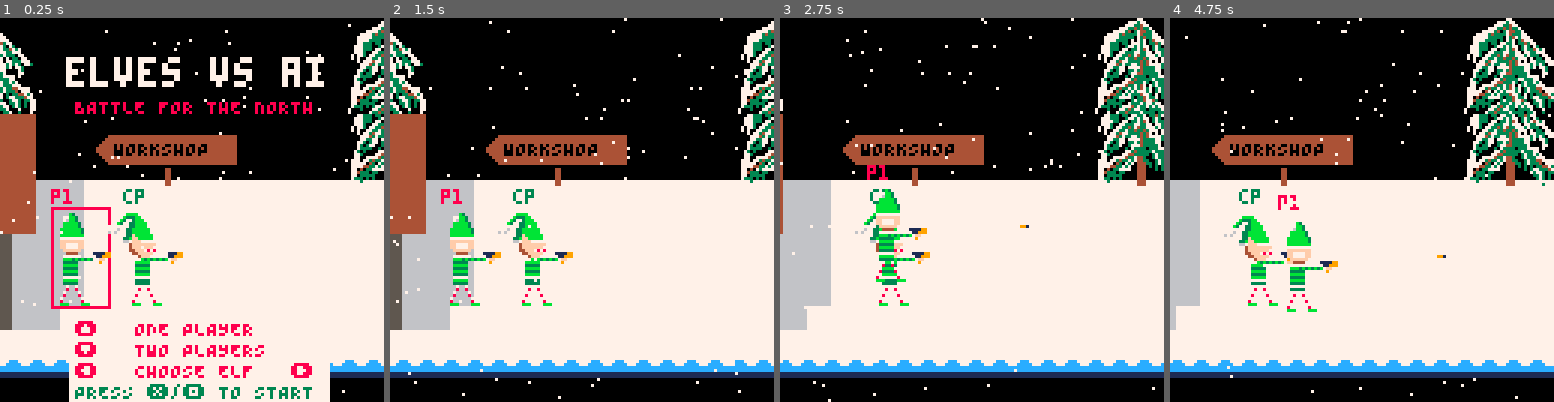
Above: before the commit, frames 1-4 (left to right).
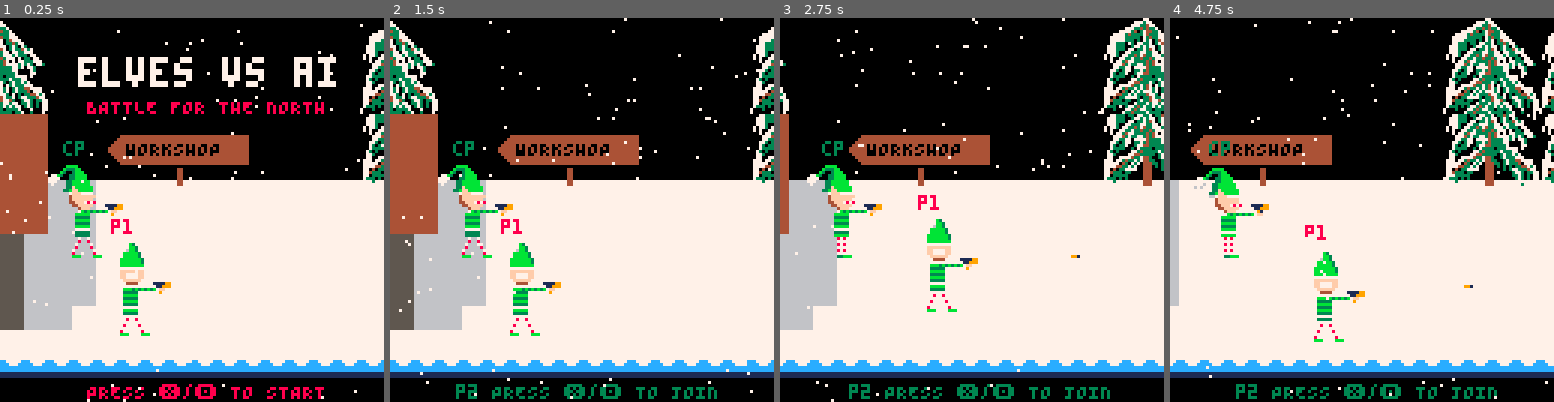
Above: after the commit, the same moments.

Repository: ryangrossGitHub/eva
Game: PICO-8 cartridge eva.p8
The game is run twice, just before and just after one commit, with the same random seed, the same clock (stepped at 60 frames per second) and the same inputs.
Inputs:
- Up to frame 1 (0.25 s): no input
- Up to frame 2 (1.5 s): tap X (X key) at 0.33, 1.07 s; tap O (Z key) at 0.7 s
- Up to frame 3 (2.75 s): hold Right 1.6-2.1 s; tap O (Z key) at 1.7, 2.1, 2.5 s; tap X (X key) at 1.85 s; hold Up 2.15-2.42 s; hold Right from 2.47 s (still down)
- Up to frame 4 (4.75 s): tap O (Z key) every 0.4 s from 2.9 to 4.5 s; tap X (X key) at 2.97, 4.08 s; release Right at 3.03 s; hold Left 3.08-3.58 s; hold Down 3.63-3.97 s; hold Right 4.02-4.68 s; hold Up from 4.73 s (still down)

The runs differ from the first frame. In frame 1, 25% of the frame differs, in the area x 0-100%, y 0-100%; in frame 2, 14%; in frame 3, 13%; in frame 4, 17%.

Commit message:
Simplified start menu. P2 now joins after start.

Diff:
--- a/src/main.lua
+++ b/src/main.lua
@@ -39,9 +39,9 @@
 	if player_move then
 		update_player_move(p1,0)
 
-		if coop then
-			update_player_move(p2,1)
-		end
+		local btn_pressed = update_player_move(p2,1)
+
+		if not coop and btn_pressed then coop = true end
 	end
 
 	center_camera_on_players()
@@ -71,6 +71,8 @@
 	map(0,0)
 	if stage == 0 then
 		draw_start()
+	elseif not coop then
+		print_dialog(55 + camera_x, 131, "p2 PRESS ❎/🅾️ TO JOIN", 0, true, false, 3, 0)
 	end
 
 	print_dialog((11 * 8) - 3, (6 * 8) + 2, "WORKSHOP", 0, false, false, 0, 4)
--- a/src/players.lua
+++ b/src/players.lua
@@ -1,8 +1,9 @@
 player_move = false
 
-init_jenn_x = 7*8
-init_chad_x = 10*8
-init_player_y = 64
+init_jenn_x = 9*8
+init_jenn_y = 74
+init_chad_x = 7*8
+init_chad_y = 48
 
 camera_shake_offset = 0
 camera_shake_offset_amount = 1
@@ -28,11 +29,11 @@
 	},
 	flip_sprite = false,
 	x = init_jenn_x,
-	y = init_player_y,
+	y = init_jenn_y,
 	w = 8,
 	h = 32,
 	last_animation_frame_x = init_jenn_x,
-	last_animation_frame_y = init_player_y,
+	last_animation_frame_y = init_jenn_y,
 	animation_frame_delay = 5,
 	weapon = 0, -- weapon: 0 pistol, 1 rifle
 	weapon_delay = 0,
@@ -60,11 +61,11 @@
 	},
 	flip_sprite = false,
 	x = init_chad_x,
-	y = init_player_y,
+	y = init_chad_y,
 	w = 8,
 	h = 32,
 	last_animation_frame_x = init_chad_x,
-	last_animation_frame_y = init_player_y,
+	last_animation_frame_y = init_chad_y,
 	animation_frame_delay = 5,
 	weapon = 0, -- weapon: 0 pistol, 1 rifle
 	weapon_delay = 0,
@@ -206,10 +207,13 @@
 end
 
 function update_player_move(p, ctrl)
+	local btn_pressed = false
+
 	-- ctrl is the controller maping
 	if btn(0, ctrl)
 		and p.x > left_bound -- not out of bounds
 		and p.x > camera_x then -- in camera frame
+
 		p.flip_sprite = true
 		p.x -= p.speed
 
@@ -220,6 +224,7 @@
 		and p.x < right_bound -- not past the end of the map
 		and p.x < camera_x + screen_size - 16 -- both players in camera frame
 		and not (not p.flip_sprite and p.enemy_collision) then -- can't move through enemies
+
 		p.flip_sprite = false
 		p.x += p.speed
 
@@ -235,12 +240,14 @@
 	end
 
 	if btn(🅾️, ctrl) then
+		btn_pressed = true
 		handle_player_trigger(p)
  	else
   		p.trigger = false
  	end
 
 	if btnp(❎, ctrl) then
+		btn_pressed = true
 		-- if not speaking() then
 		-- 	say("_/-1.67/_/g/-1.27/3/eh/-1.69/_/t/-1.12/dh/-1.33/ae/-1.69/_/t/-1.12/3/eh/-1.20/l/-1.20/f")
 		-- end
@@ -257,6 +264,8 @@
 	end
 
 	if p.x < left_bound then p.x = left_bound + 1 end
+
+	return btn_pressed
 end
 
 function center_camera_on_players()
--- a/src/stages.lua
+++ b/src/stages.lua
@@ -52,23 +52,12 @@
   else
     enemey_spawn_stage_count = 0
 
-    -- 8 to 9 is transition inside
-    if n == 9 then
-      j.y = screen_size + init_player_y
-      c.y = screen_size + init_player_y-16
-      j.x = 16
-      c.x = 16
-      camera_y = screen_size
-      camera_x = 0
-      e_spawn = true
-      player_move = true
-    else
-      stage_trans = true
-      e_spawn = false
-      player_move = false
-      j.flip_sprite = false
-      c.flip_sprite = false
-    end
+    stage_trans = true
+    e_spawn = false
+    player_move = false
+    j.flip_sprite = false
+    c.flip_sprite = false
+
   end
 end
 
@@ -95,8 +84,8 @@
   e_spawn = false
   camera_x = 0
   camera_y = 0
-  j.y = init_player_y
-  c.y = init_player_y
+  j.y = init_jenn_y
+  c.y = init_chad_y
   j.x = init_jenn_x
   c.x = init_chad_x
 end
@@ -128,18 +117,9 @@
 end
 
 function draw_start()
-  rect(p1.x - 3, p1.y - 1, p1.x + 16, p1.y + 32, 8)
-
-  if coop then
-	  rect(p2.x - 3, p2.y - 1, p2.x + 16, p2.y + 32, 3)
-  end
-
   print_dialog(91,22,"\^w\^telves vs ai", 0, true, false, 7, 0)
   print_dialog(94,36,"BATTLE FOR THE NORTH", 0, true, false, 8, 0)
-  print_dialog(94,110, "⬆️   ONE PLAYER", 0, true, false, 8, 7)
-  print_dialog(94,117, "⬇️   TWO PLAYERS", 0, true, false, 8, 7)
-  print_dialog(94,124, "⬅️   CHOOSE ELF   ➡️", 0, true, false, 8, 7)
-  print_dialog(94,131, "PRESS ❎/🅾️ TO START", 0, true, false, 3, 7)
+  print_dialog(94,131, "PRESS ❎/🅾️ TO START", 0, true, false, 8, 0)
 end
 
 function draw_weapons()
@@ -202,10 +182,10 @@
   progress_stage = 0
   stage = 0
   j.x = init_jenn_x
-	j.y = init_player_y
+	j.y = init_jenn_y
   j.kill_count = 0
   c.x = init_chad_x
-	c.y = init_player_y
+	c.y = init_chad_y
   c.kill_count = 0
   music(0)
 end
